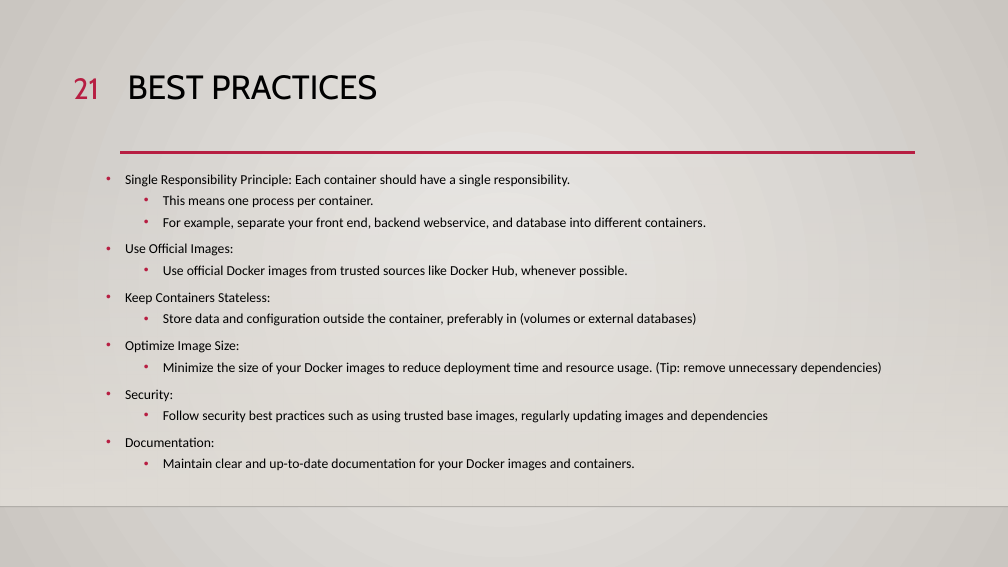
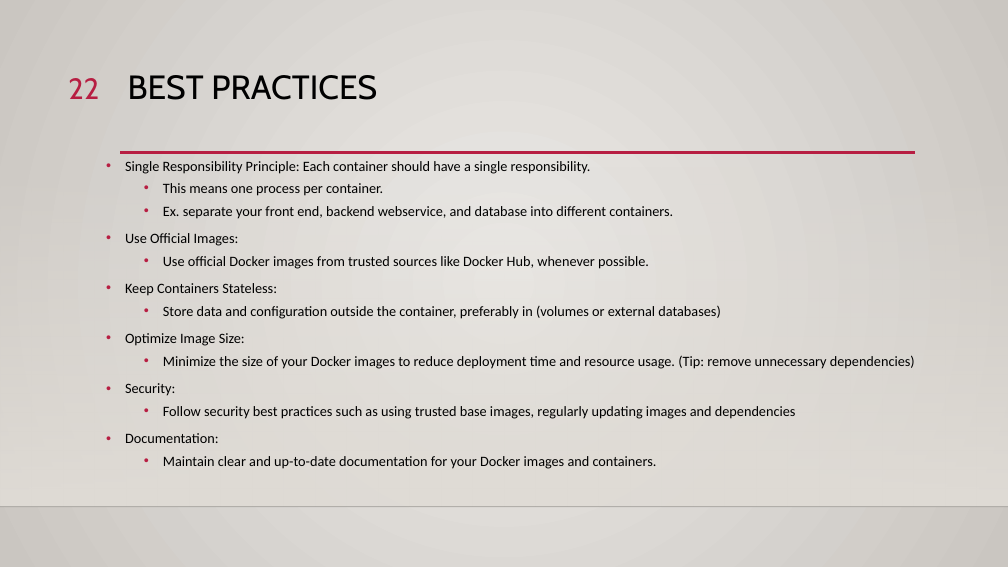
Before and after one commit to ddum-sutd/docker_workshop, a slide deck: slide 22 of Docker_workshop.pptx (slide 21 before the commit). Drawn at 1008x567 pixels with LibreOffice and Linux fonts; fonts in the diff are those of the drawing; background and template pictures are left out. Boxes give left, top, right and bottom in pixels: in the first picture for what was removed or moved away, otherwise in the second. Text is boxed around its words. In the diff, an @@ line names an element or a change of style, - is before the commit and + after.

Commit message:
updated slides moved python running slide

```diff
--- a/Docker_workshop.pptx
+++ b/Docker_workshop.pptx
@@ page number at <box>68,78,99,99</box>: text changed @@
-21
+22
@@ text "Single Responsibility Principle: Each container ...": place and size @@
-text "Single Responsibility Principle: Each container ..." at <box>125,174,882,471</box>
+text "Single Responsibility Principle: Each container ..." at <box>125,161,915,469</box>
@@ text at <box>125,161,915,469</box>: size 12.9 to 13.6 pt in "Single Responsibility Principle: Each container should have ...", "This means one process per container.", "Use Official Images:", "Use official Docker images from trusted sources ..." and 8 more places @@
@@ text at <box>163,206,673,219</box>: text changed; size 12.9 to 13.6 pt @@
-  • For example, separate your front end, backend webservice, and database into different containers.
+  • Ex. separate your front end, backend webservice, and database into different containers.
```
Also in this commit, not shown: 11 other slides changed, 1 slide added.
